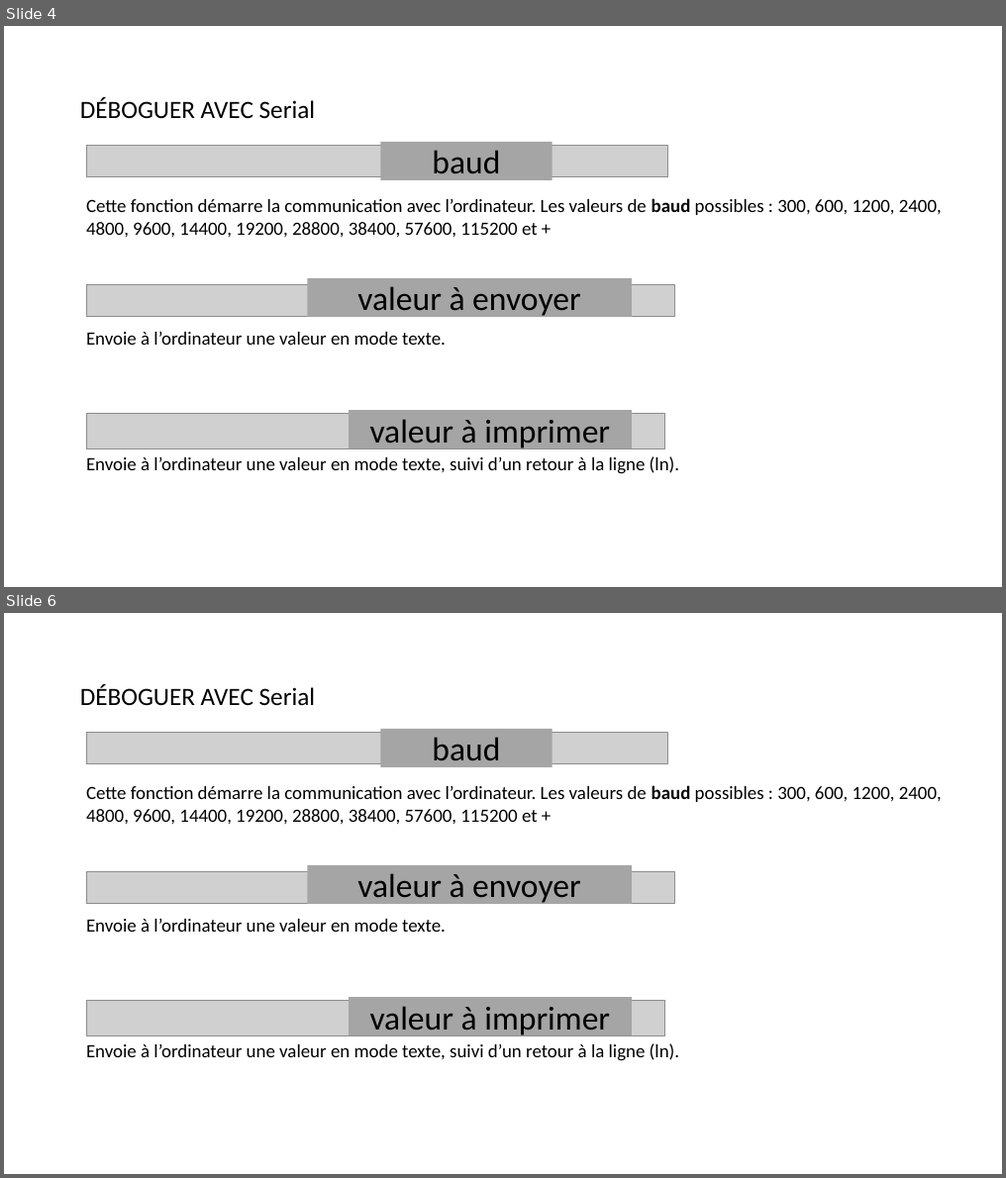
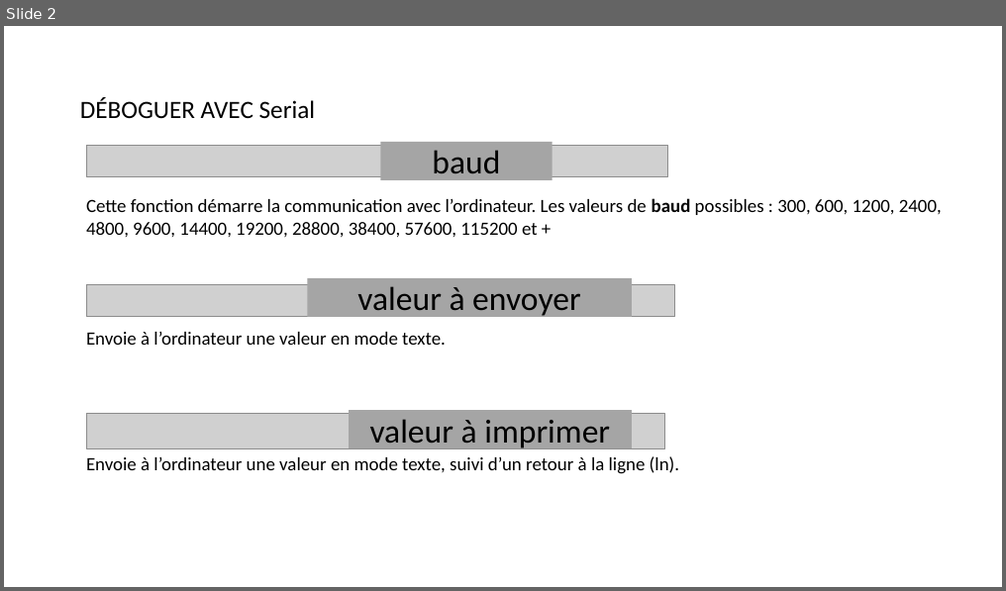
Before and after one commit to tim-montmorency/rel-electro-immersif, a slide deck: rel-electro-immersif-originals/ascii_seriel.pptx. Shown one above the other, each under a label of ours: slides 4 and 6 before the commit, slide 2 after it; the slides between them are not shown. The pictures are 1006x1178 and 1006x591 pixels, drawn with LibreOffice and Linux fonts; fonts in the diff are those of the drawing; grey boxes stand for pictures. Boxes give left, top, right and bottom in pixels: in the first picture for what was removed or moved away, otherwise in the second. Text is boxed around its words. In the diff, an @@ line names an element or a change of style, - is before the commit and + after.

```diff
--- a/rel-electro-immersif-originals/ascii_seriel.pptx
+++ b/rel-electro-immersif-originals/ascii_seriel.pptx
@@ slide 6 removed at box(4, 613, 1002, 1174), background #FFFFFF @@
@@ title removed at box(80, 684, 315, 705) @@
-DÉBOGUER AVEC Serial
@@ rectangle removed at box(380, 729, 552, 768) @@
-baud
@@ picture removed at box(86, 733, 667, 765) @@
@@ text removed at box(86, 785, 942, 825) @@
-Cette fonction démarre la communication avec l’ordinateur. Les valeurs de baud possibles : 300, 600, 1200, 2400, 4800, 9600, 14400, 19200, 28800, 38400, 57600, 115200 et +
@@ picture removed at box(86, 872, 675, 904) @@
@@ rectangle removed at box(307, 865, 632, 904) @@
-valeur à envoyer
@@ text removed at box(86, 919, 446, 932) @@
-Envoie à l’ordinateur une valeur en mode texte.
@@ rectangle removed at box(350, 998, 632, 1037) @@
-valeur à imprimer
@@ picture removed at box(86, 1000, 664, 1036) @@
@@ text removed at box(86, 1044, 679, 1061) @@
-Envoie à l’ordinateur une valeur en mode texte, suivi d’un retour à la ligne (ln).
@@ what was slide 4 is now slide 2 @@
```
Also in this commit, not shown: 1 other slide removed, 45 other files.
